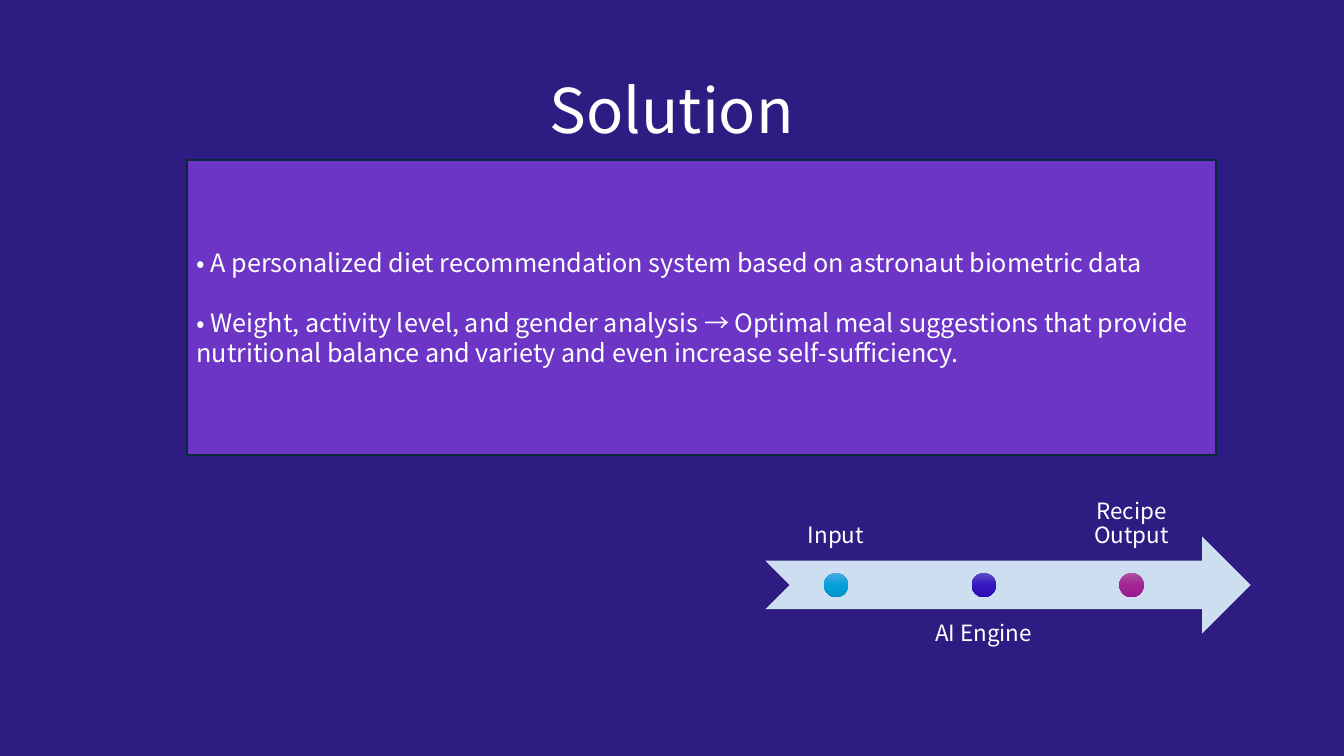
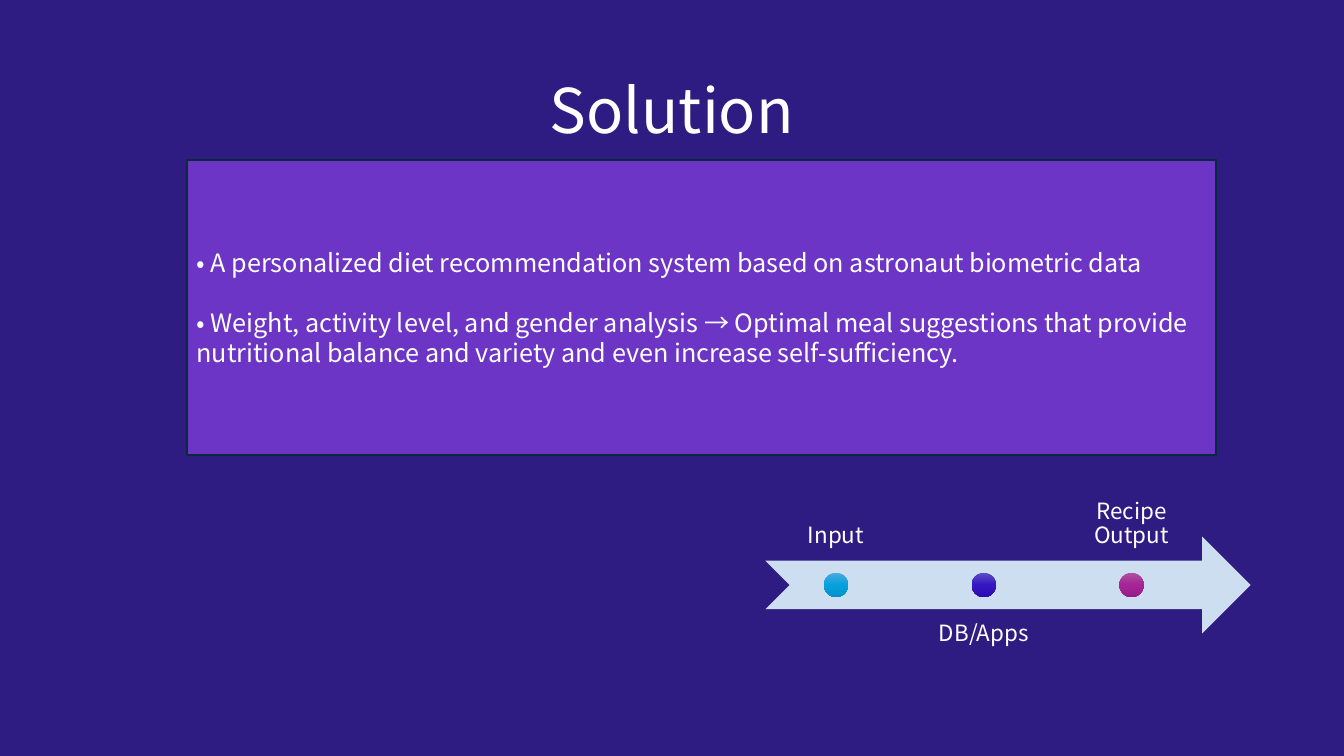
Before and after one commit to hansrocketry-hue/UNIST-Aero, a slide deck: slide 3 of project_powerpoint/project_demo.pptx. Drawn at 1344x756 pixels with LibreOffice and Linux fonts; fonts in the diff are those of the drawing. Boxes give left, top, right and bottom in pixels: in the first picture for what was removed or moved away, otherwise in the second. Text is boxed around its words. In the diff, an @@ line names an element or a change of style, - is before the commit and + after.

```diff
--- a/project_powerpoint/project_demo.pptx
+++ b/project_powerpoint/project_demo.pptx
@@ text at [939, 623, 1029, 646]: text changed @@
-AI Engine
+DB/Apps
```
Also in this commit, not shown: 1 slide added, 2 slides removed.
